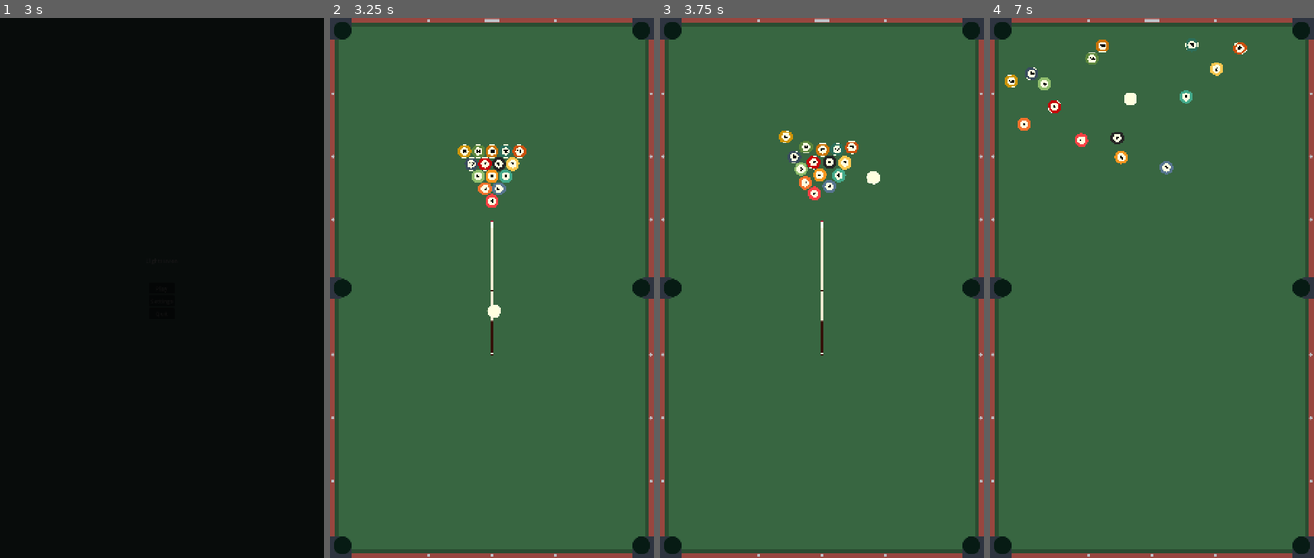
Above: before the commit, frames 1-4 (left to right).
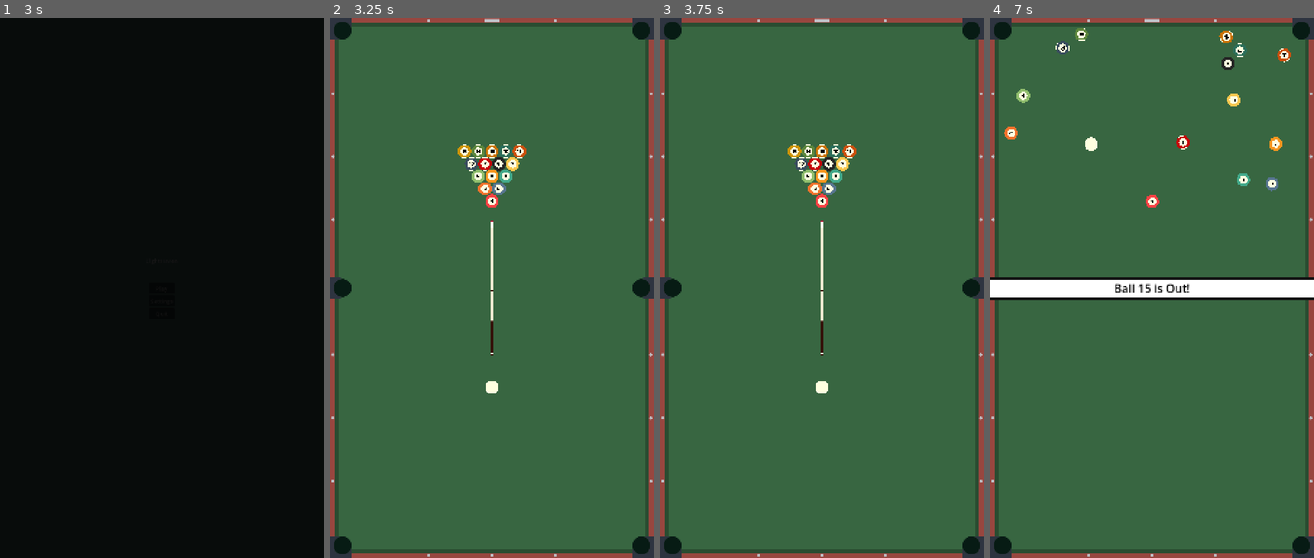
Above: after the commit, the same moments.

Repository: Yukeey07/EightHaven
Game: Godot game, scene res://assets/scenes/main_menu.tscn
The game is run twice, just before and just after one commit, with the same random seed, the same clock (stepped at 60 frames per second) and the same inputs. Sound files missing from this copy of the repository are replaced by a short silence.
Inputs (mouse positions are in pixels of both pictures, inside the frame that each line leads up to):
- Up to frame 1 (3 s): click "Play" at 0.5 s; click "Play" at 1.25 s; click "Play" at 2 s; move the mouse to (233, 261) at 2.77 s; click (233, 261) at 2.92 s
- Up to frame 2 (3.25 s): no input
- Up to frame 3 (3.75 s): drag from (757, 315) to (971, 34) at 3.52 s
- Up to frame 4 (7 s): move the mouse to (1184, 169) at 4.27 s; click (1184, 169) at 4.42 s; drag from (1135, 396) to (1002, 34) at 5.02 s; move the mouse to (1249, 369) at 5.77 s; click (1249, 369) at 5.92 s; drag from (1054, 207) to (1301, 541) at 6.52 s

Frame 1 is identical in both runs. In frame 2, 0.1% of the frame differs, in the area x 48-53%, y 53-70%; in frame 3, 1.4%; in frame 4, 6.7%, in the area x 0-100%, y 1-53%.

Commit message:
Added a shoot sound effect

Diff:
--- /dev/null
+++ b/assets/scenes/audio_service.tscn
@@ -0,0 +1,15 @@
+[gd_scene format=3 uid="uid://bopxg2mn2kb2f"]
+
+[ext_resource type="Script" uid="uid://cvkttcqgfpyoc" path="res://assets/scripts/audioService.gd" id="1_0htuv"]
+[ext_resource type="Script" uid="uid://crxg3wqy6vuqq" path="res://assets/scripts/soundEffect.gd" id="2_aig13"]
+[ext_resource type="AudioStream" uid="uid://ej40bqwdo12m" path="res://assets/sounds/alex_jauk-billiard-sound-01-288421.mp3" id="3_e4l7j"]
+
+[sub_resource type="Resource" id="Resource_0htuv"]
+script = ExtResource("2_aig13")
+sound_effect = ExtResource("3_e4l7j")
+volume = 10
+metadata/_custom_type_script = "uid://crxg3wqy6vuqq"
+
+[node name="AudioService" type="Node2D" unique_id=1575733723]
+script = ExtResource("1_0htuv")
+sound_effects = Array[ExtResource("2_aig13")]([SubResource("Resource_0htuv")])
--- /dev/null
+++ b/assets/scripts/audioService.gd
@@ -0,0 +1,90 @@
+extends Node2D
+
+var sound_effect_dict: Dictionary = {}
+
+@export var sound_effects: Array[SoundEffect]
+
+func _ready() -> void:
+	set_volume(0.5)
+
+	for sound_effect: SoundEffect in sound_effects:
+		sound_effect_dict[sound_effect.type] = sound_effect
+
+
+func set_volume(volume_linear: float, bus_name: String = "Master") -> void:
+	var bus_index: int = AudioServer.get_bus_index(bus_name)
+
+	if bus_index == -1:
+		print("AudioService - Bus <%s> not found!" % bus_name)
+		return
+
+	if volume_linear <= 0.001:
+		AudioServer.set_bus_mute(bus_index, true)
+	else:
+		AudioServer.set_bus_mute(bus_index, false)
+		AudioServer.set_bus_volume_db(bus_index, linear_to_db(volume_linear))
+
+
+func get_volume(bus_name: String = "Master") -> float:
+	var bus_index: int = AudioServer.get_bus_index(bus_name)
+
+	if bus_index == -1 or AudioServer.is_bus_mute(bus_index):
+		return 0.0
+
+	return db_to_linear(AudioServer.get_bus_volume_db(bus_index))
+
+
+func create_2d_audio_at_location(location: Vector2i, type: SoundEffect.SOUND_EFFECT_TYPE, auto_restart: bool = false) -> void:
+	if is_playing(type):
+		return
+
+	if sound_effect_dict.has(type):
+		var sound_effect: SoundEffect = sound_effect_dict[type]
+		var new_2d_audio: AudioStreamPlayer2D = AudioStreamPlayer2D.new()
+		add_child(new_2d_audio)
+		new_2d_audio.position = location
+		new_2d_audio.stream = sound_effect.sound_effect
+		new_2d_audio.volume_db = sound_effect.volume
+		new_2d_audio.set_meta("type", type)
+
+		if auto_restart:
+			new_2d_audio.finished.connect(new_2d_audio.play)
+		else:
+			new_2d_audio.finished.connect(new_2d_audio.queue_free)
+		new_2d_audio.play()
+	else:
+		print("AudioService - Failed to find audio for type ID <%s>" % type)
+
+
+func create_audio(type: SoundEffect.SOUND_EFFECT_TYPE) -> void:
+	if is_playing(type):
+		return
+
+	if sound_effect_dict.has(type):
+		var sound_effect: SoundEffect = sound_effect_dict[type]
+		var new_audio: AudioStreamPlayer = AudioStreamPlayer.new()
+		add_child(new_audio)
+		new_audio.stream = sound_effect.sound_effect
+		new_audio.volume_db = sound_effect.volume
+		new_audio.set_meta("type", type)
+		new_audio.finished.connect(new_audio.queue_free)
+		new_audio.play()
+	else:
+		print("AudioService - Failed to find audio for type ID <%s>" % type)
+
+func stop_audio(type: SoundEffect.SOUND_EFFECT_TYPE, fade_out: bool = false, duration: float = 0.5) -> void:
+	for child in get_children():
+		if (child is AudioStreamPlayer or child is AudioStreamPlayer2D) and child.get_meta("type") == type:
+			if fade_out:
+				var tween: Tween = create_tween()
+				tween.tween_property(child, "volume_db", -80.0, duration)
+				tween.tween_callback(child.queue_free)
+			else:
+				child.queue_free()
+
+
+func is_playing(type: SoundEffect.SOUND_EFFECT_TYPE) -> bool:
+	for child in get_children():
+		if (child is AudioStreamPlayer or child is AudioStreamPlayer2D) and child.get_meta("type") == type:
+			return true
+	return false
--- a/assets/scripts/gameManager.gd
+++ b/assets/scripts/gameManager.gd
@@ -14,7 +14,7 @@
 func _ready() -> void:
 	print("test")
 	spawnBalls()
-	spawnBot()
+	#spawnBot()
 	await get_tree().create_timer(10.0).timeout
 	pass # Replace with function body.
 
@@ -29,6 +29,8 @@
 		print("balls are moving")
 
 func ballsMoving():
+	allBalls = allBalls.filter(func(b): return is_instance_valid(b))
+
 	for i: Ball in allBalls:
 		if i.sleeping:
 			return false
@@ -80,6 +82,7 @@
 			var white_ball: Ball = allBalls.get(0)
 			white_ball.apply_central_impulse(-((get_global_mouse_position() + drag_offset) * 20))
 			$Queue.hide()
+			AudioService.create_audio(SoundEffect.SOUND_EFFECT_TYPE.SHOOT)
 			wait_for_stop = true
 	elif event is InputEvent:
 		if wait_for_stop:
--- /dev/null
+++ b/assets/scripts/soundEffect.gd
@@ -0,0 +1,10 @@
+extends Resource
+class_name SoundEffect
+
+enum SOUND_EFFECT_TYPE {
+	SHOOT
+}
+
+@export var type: SOUND_EFFECT_TYPE
+@export var sound_effect: AudioStreamMP3
+@export_range(-40, 20) var volume = 0
--- a/project.godot
+++ b/project.godot
@@ -18,6 +18,7 @@
 [autoload]
 
 Globals="*uid://cgwsto6dg8pkg"
+AudioService="*uid://bopxg2mn2kb2f"
 
 [display]
 
Not shown, added: assets/scripts/audioService.gd.uid
Not shown, added: assets/scripts/soundEffect.gd.uid
Not shown, added: assets/sounds/alex_jauk-billiard-sound-01-288421.mp3.import
Not shown, added: assets/sounds/alex_jauk-billiard-sound-01-288421.mp3
